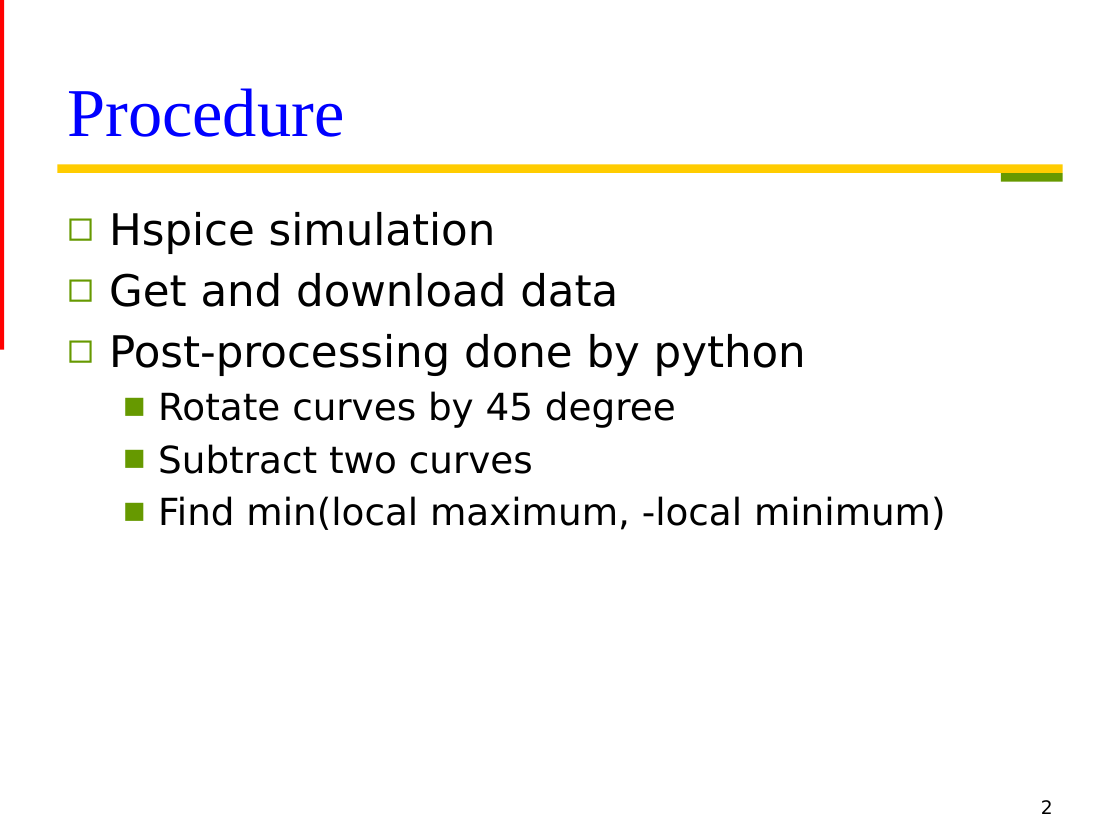
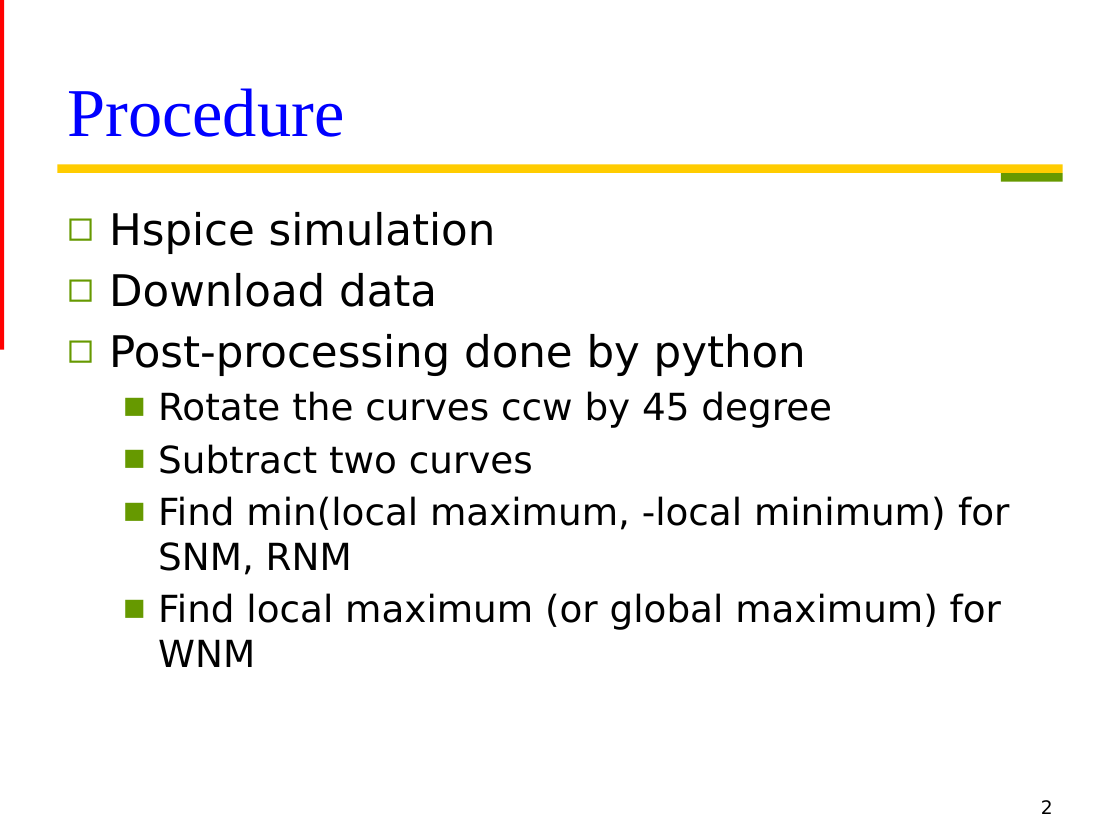
Before and after one commit to Oniontow/TTLiu_Project, a slide deck: slide 2 of sram/sram noise margin.pptx. Drawn at 1120x840 pixels with LibreOffice and Linux fonts; fonts in the diff are those of the drawing. Boxes give left, top, right and bottom in pixels: in the first picture for what was removed or moved away, otherwise in the second. Text is boxed around its words. In the diff, an @@ line names an element or a change of style, - is before the commit and + after.

Commit message:
PPT CHANGED AND PDF ADDED

```diff
--- a/sram/sram noise margin.pptx
+++ b/sram/sram noise margin.pptx
@@ text at (109,273,437,307): text changed @@
-◻ Get and download data
+◻ Download data
@@ text at (158,391,832,428): text changed @@
-  ■ Rotate curves by 45 degree
+  ■ Rotate the curves ccw by 45 degree
@@ text at (158,496,1009,667): text changed @@
-  ■ Find min(local maximum, -local minimum)
+  ■ Find min(local maximum, -local minimum) for SNM, RNM
+  ■ Find local maximum (or global maximum) for WNM
```
Also in this commit, not shown: 1 other slide changed, 1 other file.
